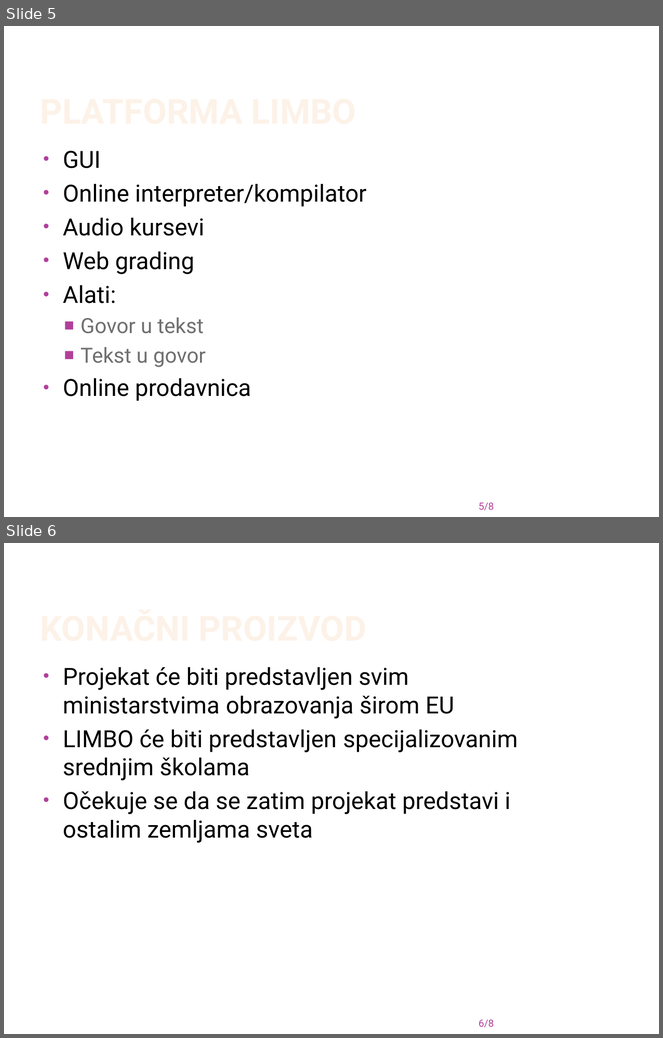
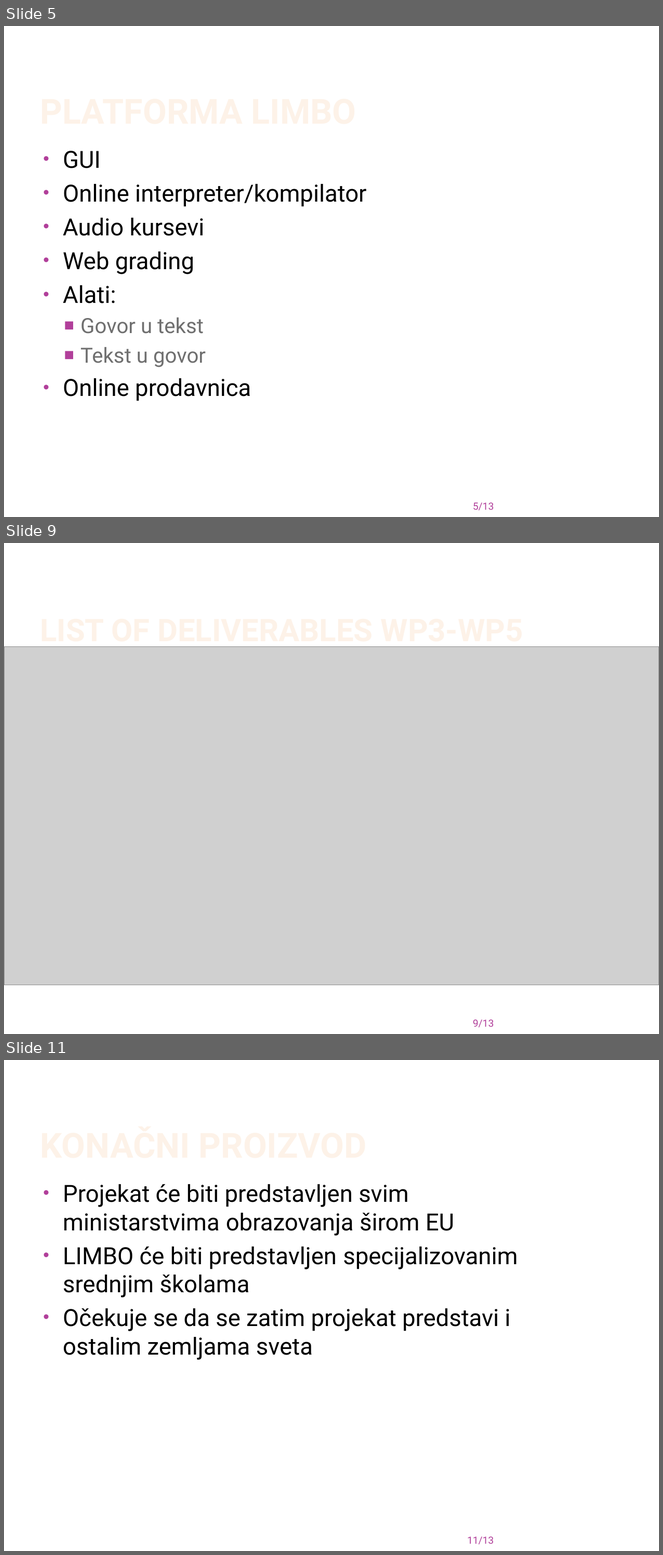
Before and after one commit to buregdzija/UPR-domaci-, a slide deck: H2020.pptx. Shown one above the other, each under a label of ours: slides 5 and 6 before the commit, slides 5, 9 and 11 after it; the slides between them are not shown. The pictures are 663x1038 and 663x1555 pixels, drawn with LibreOffice and Linux fonts; fonts in the diff are those of the drawing; grey boxes stand for pictures; background and template pictures are left out. Boxes give left, top, right and bottom in pixels: in the first picture for what was removed or moved away, otherwise in the second. Text is boxed around its words. In the diff, an @@ line names an element or a change of style, - is before the commit and + after.

```diff
--- a/H2020.pptx
+++ b/H2020.pptx
@@ slide 9 added at bbox=[4, 543, 659, 1034], background #FFFFFF @@
@@ picture added at bbox=[4, 646, 659, 985] @@
@@ title added at bbox=[40, 646, 523, 649], 34.2 pt, text gradient #FEF7F1 to #FEF3E8 to #FBCF9C to #F9B94C, bold @@
+LIST OF DELIVERABLES WP3-WP5
@@ page number added at bbox=[473, 1020, 494, 1028], 11 pt, text #B13F9A @@
+9/13
@@ page number at bbox=[473, 503, 494, 511]: text changed @@
-5/8
+5/13
@@ what was slide 6 is now slide 11 @@
@@ page number at bbox=[467, 1537, 494, 1545]: text changed @@
-6/8
+11/13
```
Also in this commit, not shown: 2 slides changed, 4 other slides added, 1 other file.
